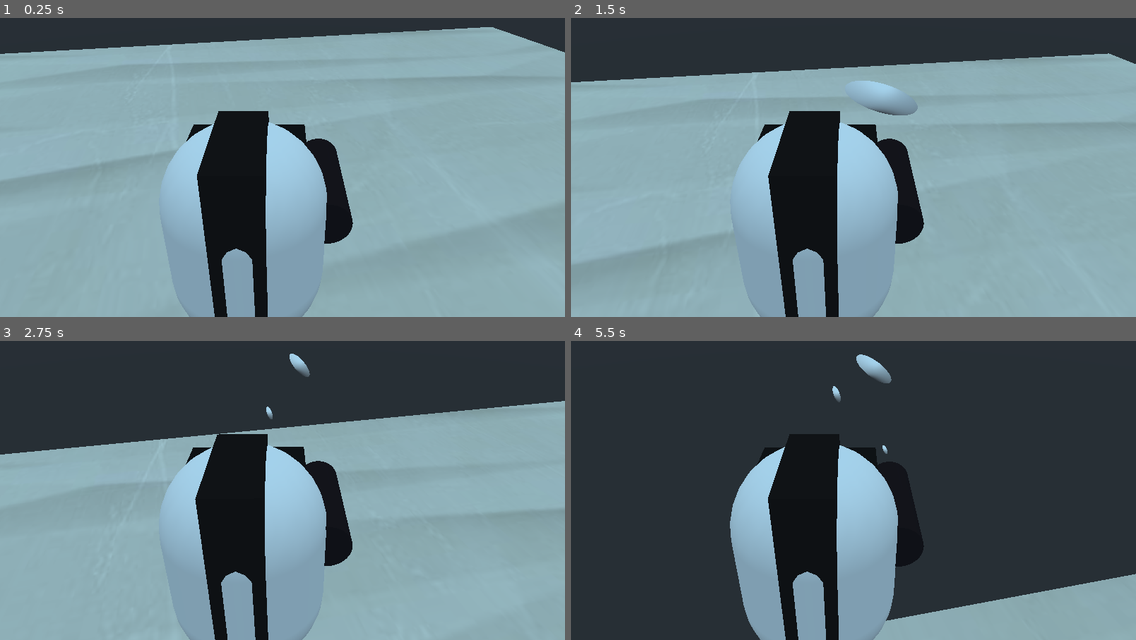
Above: before the commit, frames 1-4 (two rows, left to right).
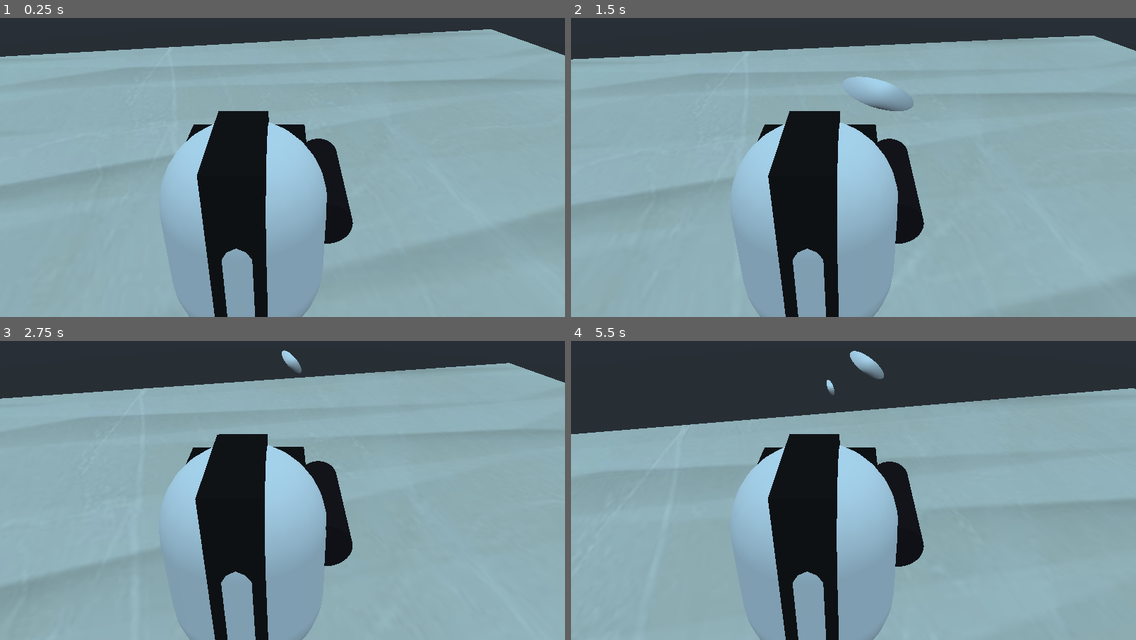
Above: after the commit, the same moments.

Repository: MrPeanutbutter434/Laser-Game-FPS
Game: Godot game, scene res://Scenes/Landing.tscn
Same seed, same stepped clock (60 frames per second), same inputs: the game is played once before the commit and once after it.
Inputs (mouse positions are in pixels of both pictures, inside the frame that each line leads up to):
- Up to frame 1 (0.25 s): no input
- Up to frame 2 (1.5 s): move the mouse to (881, 149) at 0.52 s; hold Up (move_forward) from 0.53 s (still down); click (881, 149) at 0.6 s; tap Space (jump) at 0.77 s; move the mouse to (825, 152) at 1.27 s; click (825, 152) at 1.35 s
- Up to frame 3 (2.75 s): keep holding Up (move_forward); tap Space (jump) at 1.52 s; move the mouse to (293, 469) at 2.02 s; click (293, 469) at 2.1 s
- Up to frame 4 (5.5 s): keep holding Up (move_forward); move the mouse to (847, 481) at 2.77 s; click (847, 481) at 2.85 s; tap Space (jump) at 3.02, 3.77, 4.52 s; move the mouse to (893, 478) at 3.52 s; click (893, 478) at 3.6 s; move the mouse to (808, 469) at 4.27 s; click (808, 469) at 4.35 s; move the mouse to (859, 475) at 5.02 s; click (859, 475) at 5.1 s

The runs differ from the first frame. In frame 1, 1.1% of the frame differs, in the area x 0-100%, y 3-92%; in frame 2, 7.9%; in frame 3, 16%; in frame 4, 52%, in the area x 0-100%, y 3-100%.

Commit message:
Improved rotation

Diff:
--- a/Scenes/Scripts/Bot.gd
+++ b/Scenes/Scripts/Bot.gd
@@ -27,4 +27,4 @@
 
 func _on_Player_player_position(position:Vector3):
 	look_at(position, Vector3(0,1,0))
-	rotate_object_local(Vector3(1, 0, 0), PI/2)
+	#rotate_object_local(Vector3(1, 0, 0), PI/2)
--- a/Scenes/Scripts/Player.gd
+++ b/Scenes/Scripts/Player.gd
@@ -11,12 +11,16 @@
 
 const JUMP_SPEED:int = 18
 const GRAVITY:int = -24
+const MAX_SPEED: int = 20
+const MAX_SLOPE_ANGLE:int = 40
+const ACCEL:int = 2
+const DEACCEL:int = 4
 
-
-var motion = Vector3()
+var motion = Vector2()
 var MOUSE_SENSITIVITY: float = 0.05
 var rotation_helper
 var dir: Vector3
+var vel: Vector3
 var camera
 
 func _ready():
@@ -42,29 +46,48 @@
 
 
 func move(delta:float)->void:
+	dir = Vector3()
+	vel = Vector3()
+
 	if Input.is_action_pressed("move_left"):
 		motion.x += -1
 	elif Input.is_action_pressed("move_right"):
 		motion.x += 1
+	elif Input.is_action_pressed("move_forward"):
+		motion.y += 1
+	elif Input.is_action_pressed("move_backwards"):
+		motion.y += -1
 	else:
 		motion.x = 0
+		motion.y = 0
 
-	if Input.is_action_pressed("move_forward"):
-		motion.z += -1
-	elif Input.is_action_pressed("move_backwards"):
-		motion.z += 1
-	else:
-		motion.z = 0
-
-	motion.y += delta*GRAVITY
-	move_and_slide(motion.normalized()*3, Vector3.UP)
-
-	dir = Vector3()
 
 	var cam_xform = camera.get_global_transform()
 
-	dir += -cam_xform.basis.z * motion.z
+	dir += -cam_xform.basis.z * motion.y
 	dir += cam_xform.basis.x * motion.x
+
+	dir.y = 0
+	dir = dir.normalized()
+
+	vel.y += delta * GRAVITY
+
+	var hvel = vel
+	hvel.y = 0
+
+	var target = dir
+	target *= MAX_SPEED
+
+	var accel
+	if dir.dot(hvel) > 0:
+		accel = ACCEL
+	else:
+		accel = DEACCEL
+
+	hvel = hvel.linear_interpolate(target, accel * delta)
+	vel.x = hvel.x
+	vel.z = hvel.z
+	vel = move_and_slide(vel, Vector3(0, 1, 0), 0.05, 4, deg2rad(MAX_SLOPE_ANGLE))
 
 
 func jump():
